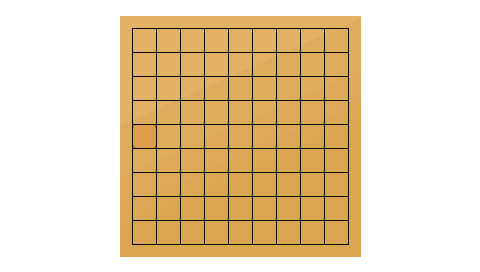
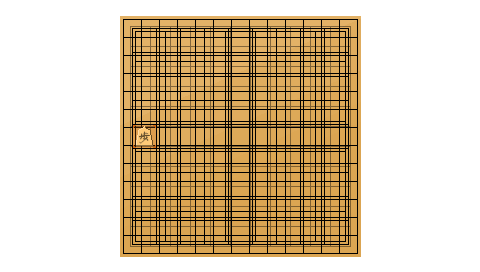
Revision of a layered w=480, h=272 image; what changed, layer by layer:
added layer "Piece" above "HighlightedSquare" over (136, 126, 153, 146)
added layer "Grid13" above "Grid7" over (123, 19, 358, 254)
showed "Grid7" over (135, 31, 346, 242)
showed "Grid11", opacity 51% → 42% over (130, 26, 351, 247)
